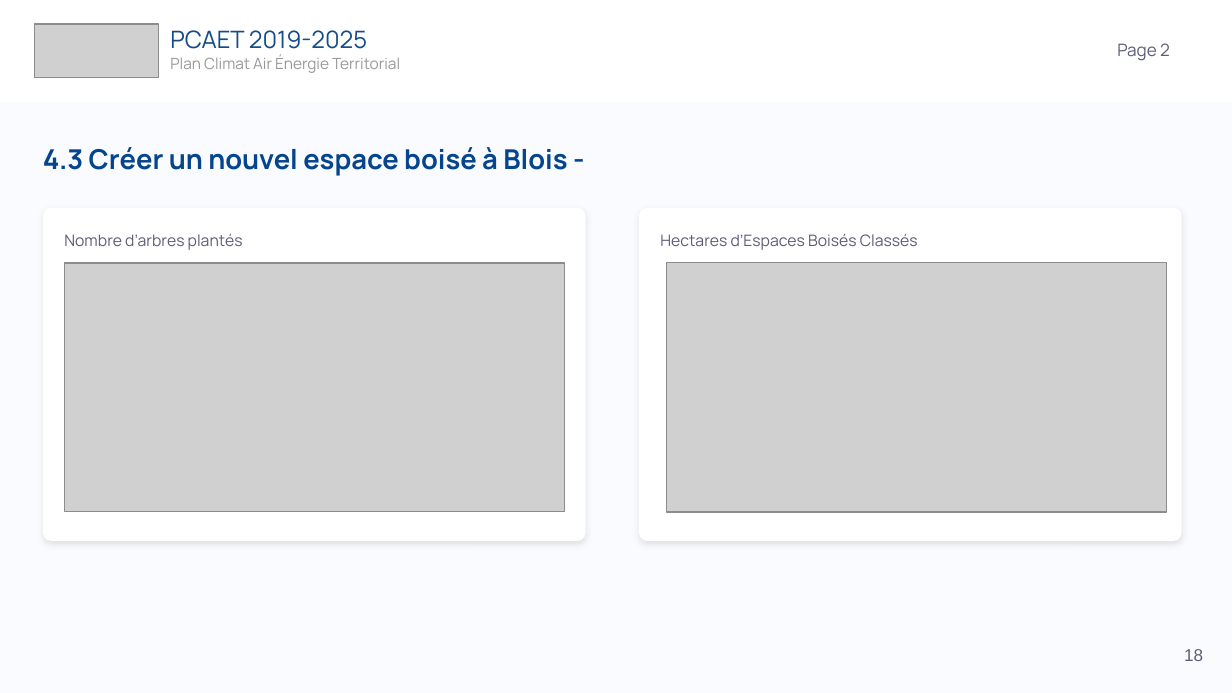
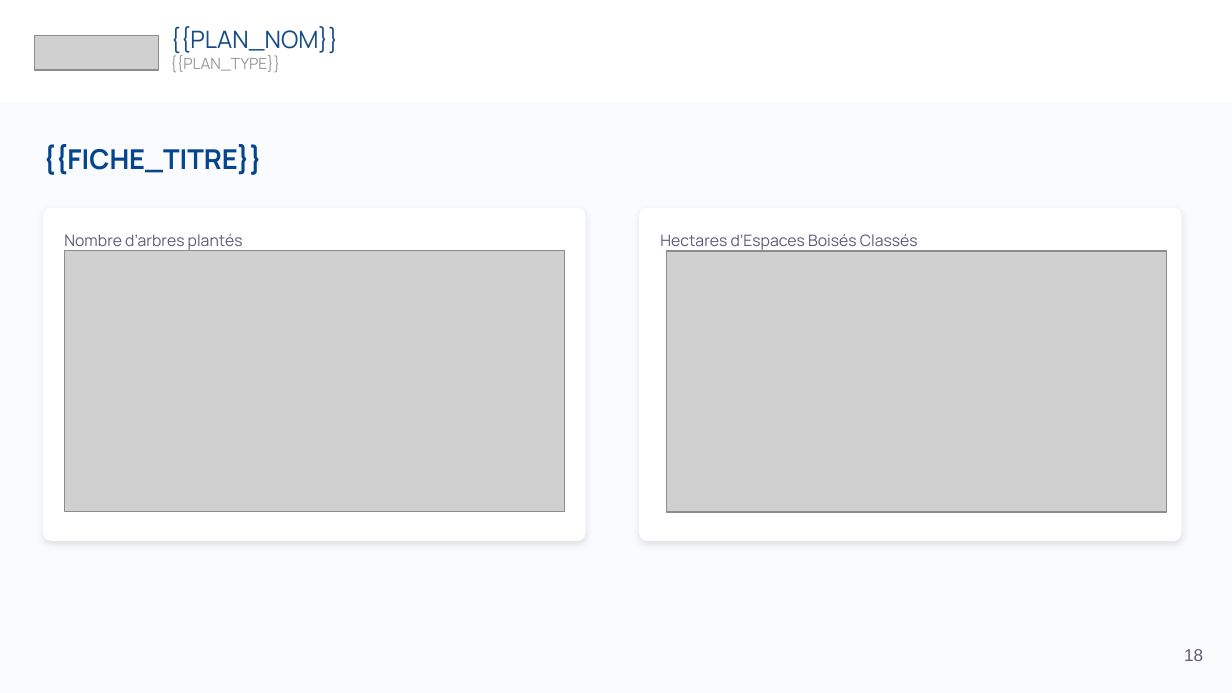
Before and after one commit to incubateur-ademe/territoires-en-transitions, a slide deck: slide 18 of apps/backend/src/plans/plans/generate-reports/docs/template_bilan.pptx. Drawn at 1232x693 pixels with LibreOffice and Linux fonts; fonts in the diff are those of the drawing; grey boxes stand for pictures. Boxes give left, top, right and bottom in pixels: in the first picture for what was removed or moved away, otherwise in the second. Text is boxed around its words. In the diff, an @@ line names an element or a change of style, - is before the commit and + after.

```diff
--- a/apps/backend/src/plans/plans/generate-reports/docs/template_bilan.pptx
+++ b/apps/backend/src/plans/plans/generate-reports/docs/template_bilan.pptx
@@ text at bbox=[170, 26, 338, 54]: text changed @@
-PCAET 2019-2025
+{{PLAN_NOM}}
@@ picture: place and size @@
-picture at bbox=[34, 23, 159, 78]
+picture at bbox=[34, 36, 159, 70]
@@ text at bbox=[170, 55, 280, 72]: text changed @@
-Plan Climat Air Énergie Territorial
+{{PLAN_TYPE}}
@@ text removed at bbox=[1117, 43, 1170, 61] @@
-Page 2
@@ title at bbox=[43, 144, 262, 175]: text changed @@
-4.3 Créer un nouvel espace boisé à Blois -
+{{FICHE_TITRE}}
@@ picture: place and size @@
-picture at bbox=[64, 262, 564, 511]
+picture at bbox=[64, 250, 564, 511]
@@ picture: place and size @@
-picture at bbox=[667, 262, 1167, 513]
+picture at bbox=[667, 251, 1167, 513]
```
Also in this commit, not shown: 4 other slides changed, 15 other files.
